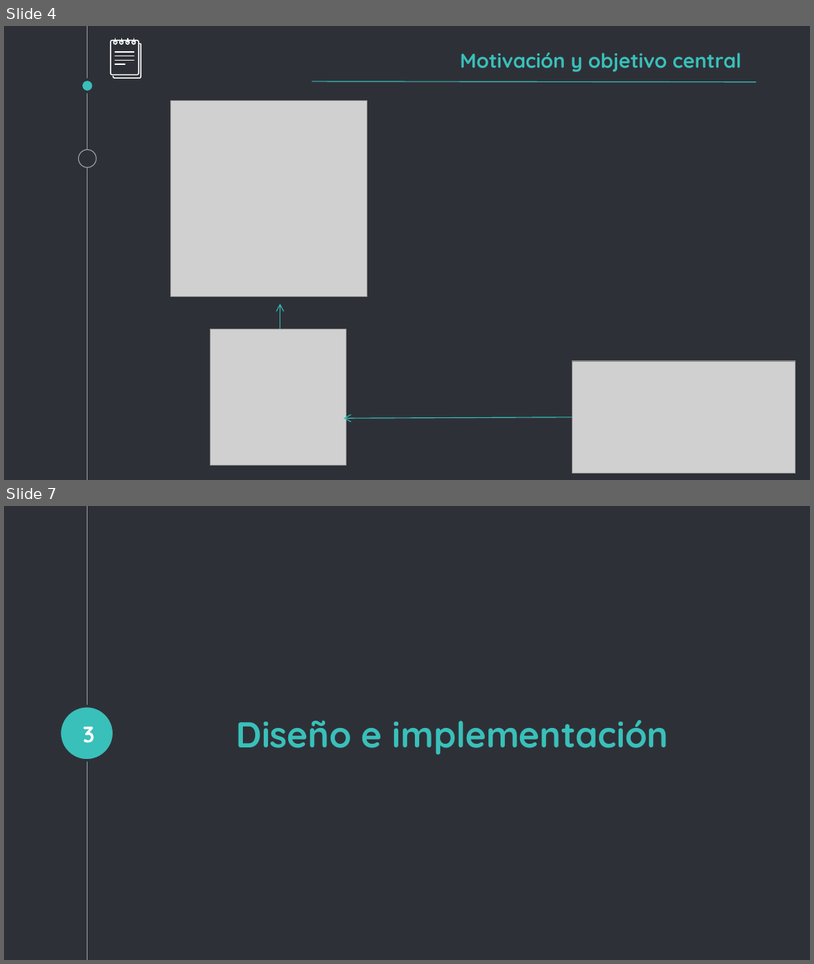
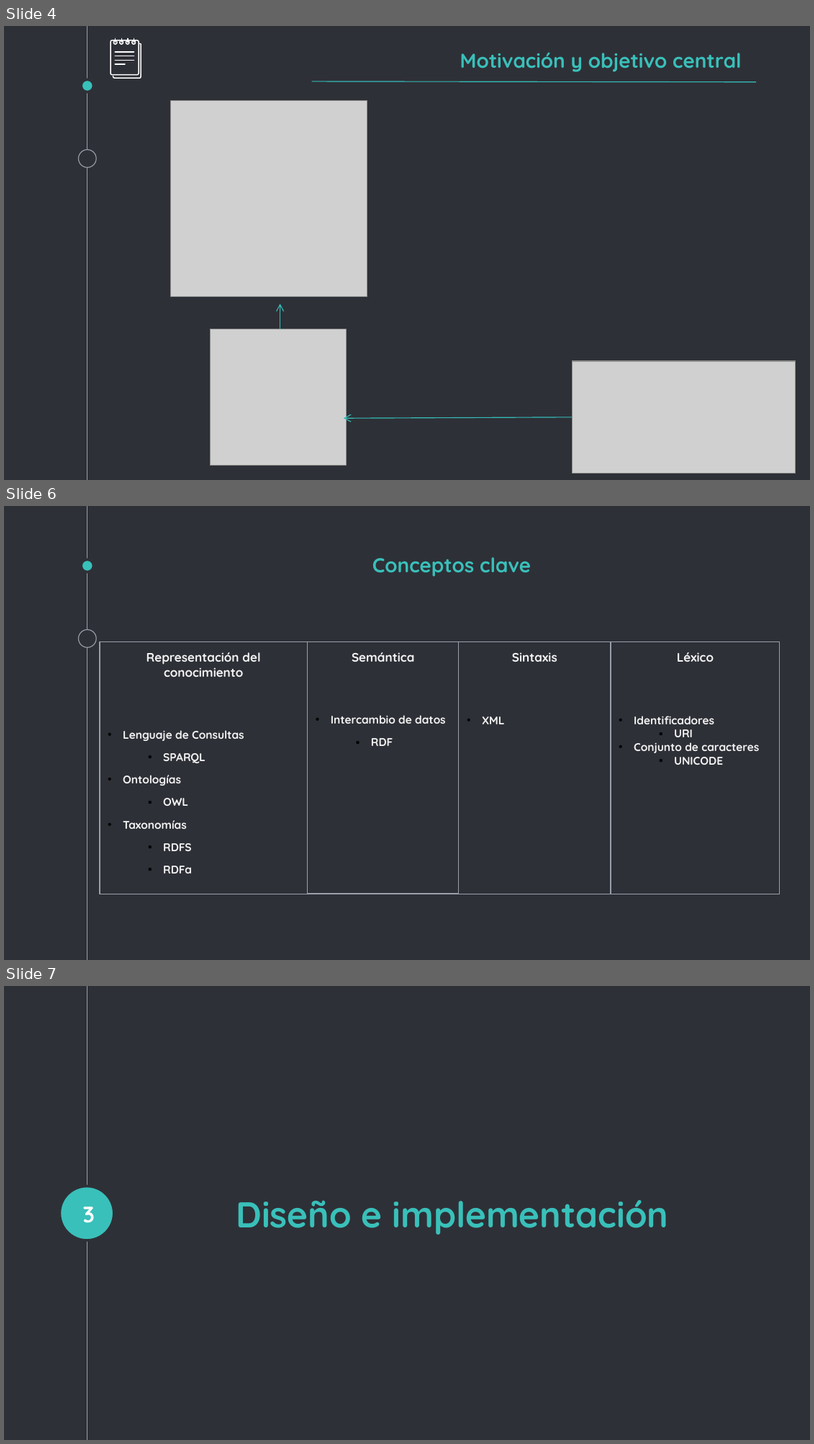
Before and after one commit to elvinjreyesv/TFM, a slide deck: Documentation/Presentación.pptx. Shown one above the other, each under a label of ours: slides 4 and 7 before the commit, slides 4, 6 and 7 after it; the slides between them are not shown. The pictures are 814x964 and 814x1444 pixels, drawn with LibreOffice and Linux fonts; fonts in the diff are those of the drawing; grey boxes stand for pictures. Boxes give left, top, right and bottom in pixels: in the first picture for what was removed or moved away, otherwise in the second. Text is boxed around its words. In the diff, an @@ line names an element or a change of style, - is before the commit and + after.

```diff
--- a/Documentation/Presentación.pptx
+++ b/Documentation/Presentación.pptx
@@ slide 6 added at (4,506,810,960), background #2E3037; not listed: 3 template elements that a slide beside it also shows @@
@@ title added at (373,557,531,577), 18 pt, text #39C0BA, bold @@
+Conceptos clave
@@ rectangle added at (100,641,308,893), outline #999FA9 0.75 pt, 10 pt, text #F3F3F3, bold @@
+Representación del conocimiento
+• Lenguaje de Consultas
+  ▪ SPARQL
+• Ontologías
+  ▪ OWL
+• Taxonomías
+  ▪ RDFS
+  ▪ RDFa
@@ rectangle added at (308,641,460,893), outline #999FA9 0.75 pt, 10 pt, text #F3F3F3, bold @@
+Semántica
+• Intercambio de datos
+  ▪ RDF
@@ rectangle added at (459,641,610,893), outline #999FA9 0.75 pt, 11 pt, text #F3F3F3, bold @@
+Sintaxis
+• XML
@@ rectangle added at (611,641,781,893), outline #999FA9 0.75 pt, 10 pt, text #F3F3F3, bold @@
+Léxico
+• Identificadores
+  ▪ URI
+• Conjunto de caracteres
+  ▪ UNICODE
```
Also in this commit, not shown: 4 slides changed, 1 other slide added, 3 slides removed, 2 other files.
